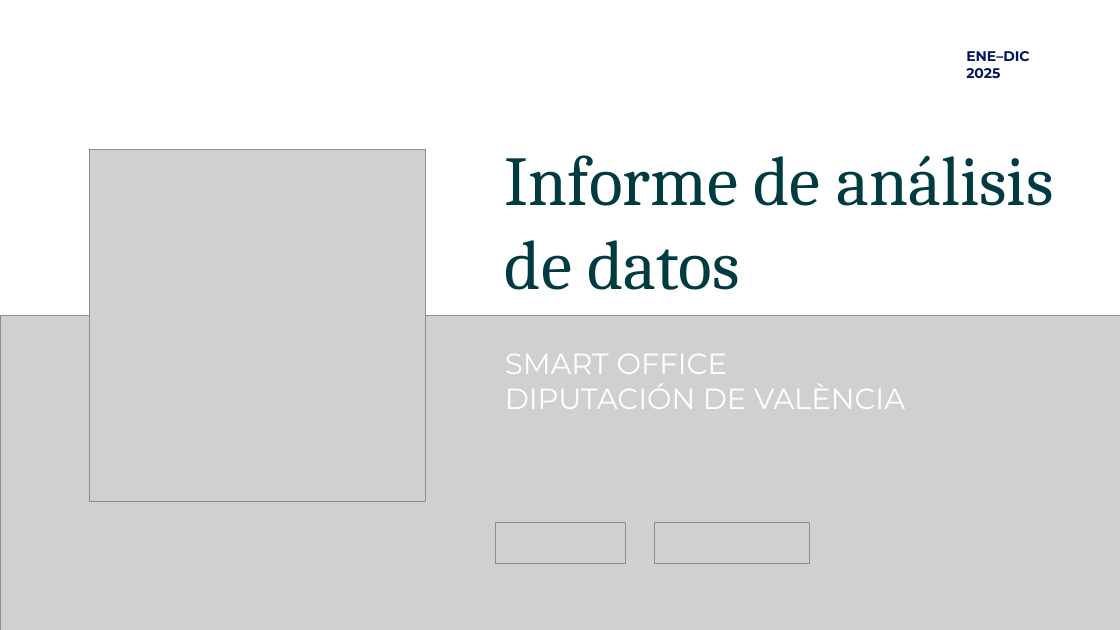
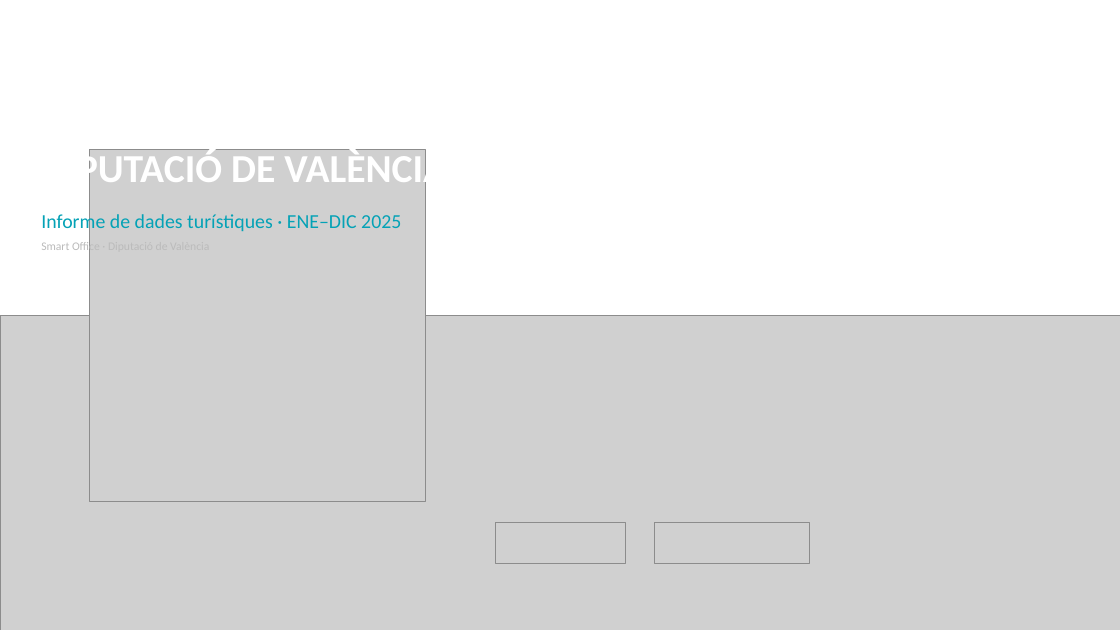
Before and after one commit to sienconsulting/informesdatosdival, a slide deck: slide 1 of Informe_DIVAL_2025.pptx. Drawn at 1120x630 pixels with LibreOffice and Linux fonts; fonts in the diff are those of the drawing; grey boxes stand for pictures. Boxes give left, top, right and bottom in pixels: in the first picture for what was removed or moved away, otherwise in the second. Text is boxed around its words. In the diff, an @@ line names an element or a change of style, - is before the commit and + after.

```diff
--- a/Informe_DIVAL_2025.pptx
+++ b/Informe_DIVAL_2025.pptx
@@ text added at <box>41,149,447,192</box>, 34 pt, text #FFFFFF, bold @@
+DIPUTACIÓ DE VALÈNCIA
@@ text removed at <box>505,155,1054,290</box> @@
-Informe de análisis de datos
@@ text at <box>41,212,401,234</box>: text changed; size 12 to 17 pt; font Montserrat to Calibri; text colour #04145E to #04A2B6; bold off @@
-ENE–DIC 2025
+Informe de dades turístiques · ENE–DIC 2025
@@ text at <box>41,240,100,253</box>: text changed; size 25 to 10 pt; font Montserrat to Calibri; text colour #FFFFFF to #BBBBBB @@
-SMART OFFICE
-DIPUTACIÓN DE VALÈNCIA
+Smart Office · Diputació de València
```
Also in this commit, not shown: 36 slides added, 16 slides removed, 1 other file.
